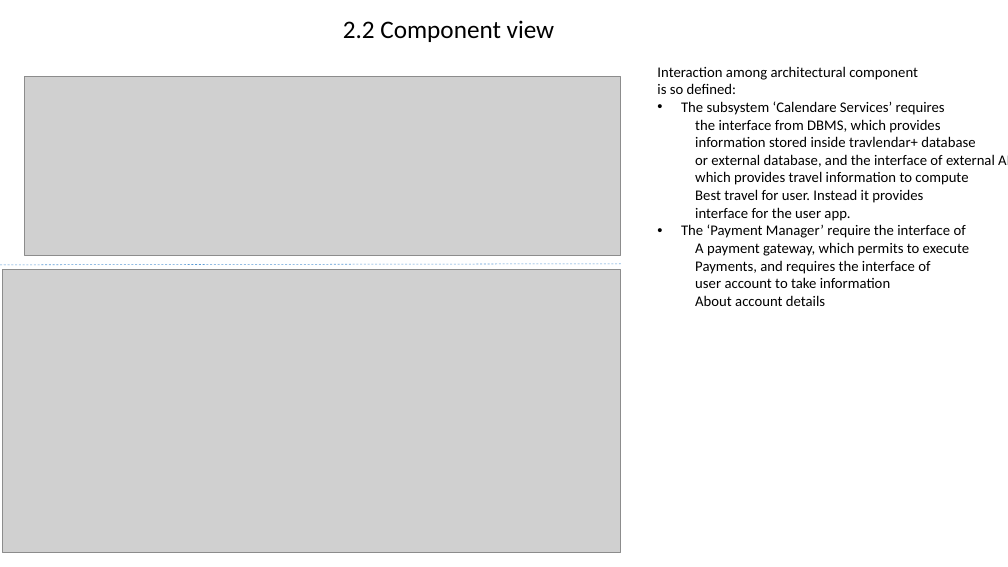
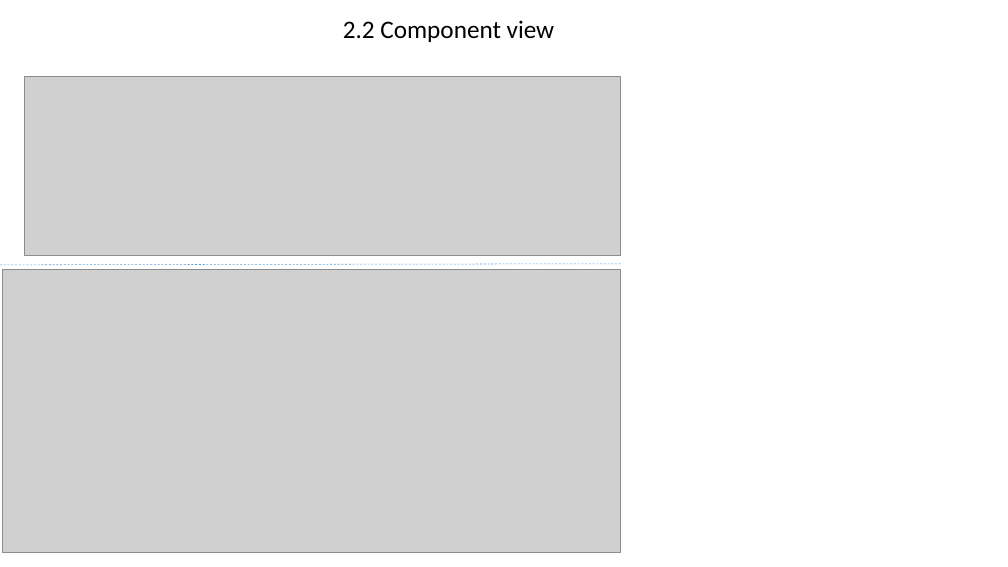
Before and after one commit to AndreaMazzeo289/RASD_DD_Travlendar, a slide deck: slide 2 of Design Documents/Architecture.pptx. Drawn at 1008x567 pixels with LibreOffice and Linux fonts; fonts in the diff are those of the drawing; grey boxes stand for pictures. Boxes give left, top, right and bottom in pixels: in the first picture for what was removed or moved away, otherwise in the second. Text is boxed around its words. In the diff, an @@ line names an element or a change of style, - is before the commit and + after.

```diff
--- a/Design Documents/Architecture.pptx
+++ b/Design Documents/Architecture.pptx
@@ text removed at (x1=657, y1=66, x2=995, y2=306) @@
-Interaction among architectural component
-is so defined:
-• The subsystem ‘Calendare Services’ requires
-  the interface from DBMS, which provides
-  information stored inside travlendar+ database
-  or external database, and the interface of external API,
-  which provides travel information to compute
-  Best travel for user. Instead it provides
-  interface for the user app.
-• The ‘Payment Manager’ require the interface of
-  A payment gateway, which permits to execute
-  Payments, and requires the interface of
-  user account to take information
-  About account details
```
Also in this commit, not shown: 2 other slides changed, 1 slide removed.
